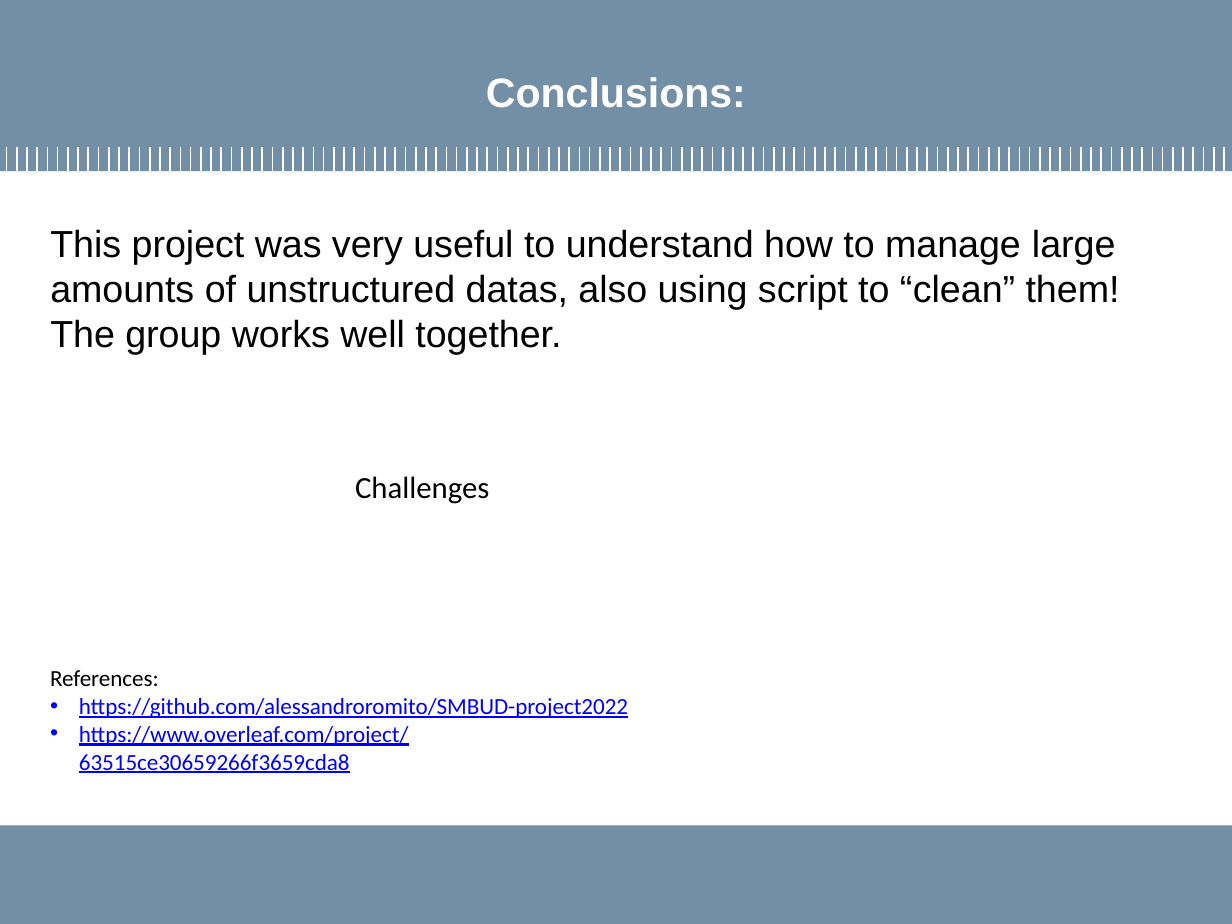
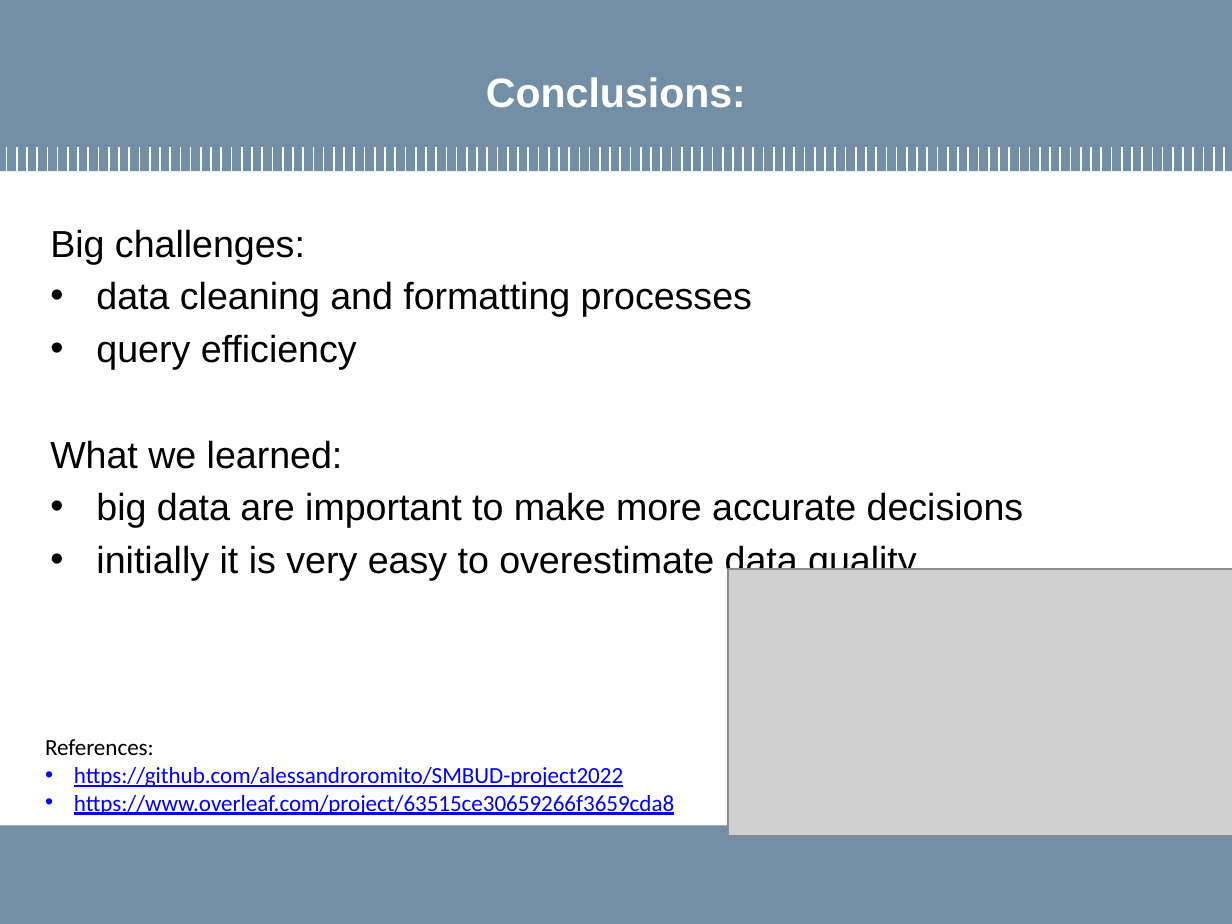
Before and after one commit to MarcoLucaPrevitera/BigData-Project, a slide deck: slide 35 of Presentation/FinalPresentation.pptx (slide 38 before the commit). Drawn at 1232x924 pixels with LibreOffice and Linux fonts; fonts in the diff are those of the drawing; grey boxes stand for pictures; background and template pictures are left out. Boxes give left, top, right and bottom in pixels: in the first picture for what was removed or moved away, otherwise in the second. Text is boxed around its words. In the diff, an @@ line names an element or a change of style, - is before the commit and + after.

```diff
--- a/Presentation/FinalPresentation.pptx
+++ b/Presentation/FinalPresentation.pptx
@@ text at box(50, 229, 1024, 580): text changed @@
-This project was very useful to understand how to manage large amounts of unstructured datas, also using script to “clean” them!
-The group works well together.
+Big challenges:
+• data cleaning and formatting processes
+• query efficiency
+What we learned:
+• big data are important to make more accurate decisions
+• initially it is very easy to overestimate data quality
@@ text removed at box(355, 476, 489, 504) @@
-Challenges
@@ picture added at box(728, 569, 1232, 837) @@
@@ text "References:" rewrapped from box(50, 670, 628, 773) to box(45, 739, 674, 815) @@
```
Also in this commit, not shown: 10 other slides changed, 2 slides added, 5 slides removed, 20 other files.
